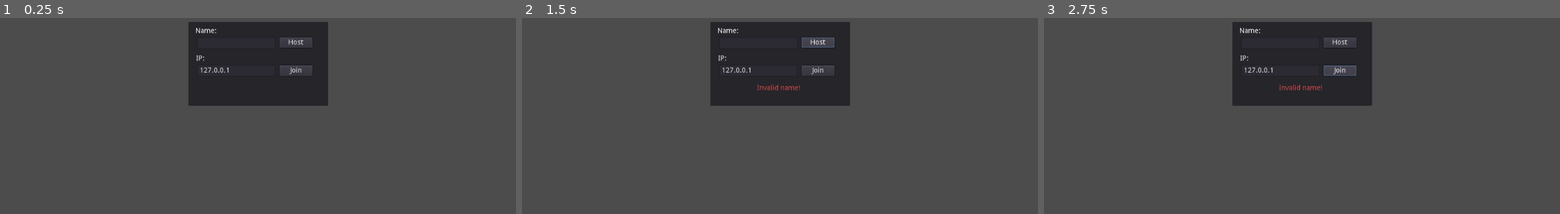
Above: before the commit, frames 1-3 (left to right).
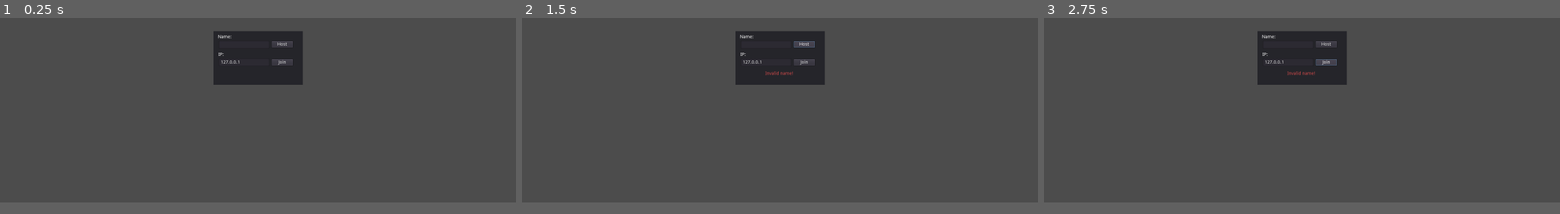
Above: after the commit, the same moments.

Repository: jdrempel/tanks
Game: Godot game, scene res://Scenes/Lobby.tscn
Two runs of this game, one before a commit and one after it. Both use one fixed random seed, a clock stepped at 60 frames per second and the inputs below.
Inputs (mouse positions are in pixels of both pictures, inside the frame that each line leads up to):
- Up to frame 1 (0.25 s): no input
- Up to frame 2 (1.5 s): tap Enter at 0.5 s; move the mouse to (893, 49) at 0.52 s; hold D (move_right) 0.53-1.25 s; click (893, 49) at 0.6 s; click "Host" at 1.25 s
- Up to frame 3 (2.75 s): click "Join" at 2 s
In our replay, the window is 800x468 before the commit and 800x450 after it. These sizes can differ from the game's own. Grey fills any space a smaller window leaves; there, only what the larger window draws over its background counts as a difference.

The runs differ from the first frame. In frame 1, 7.1% of the frame differs, in the area x 36-64%, y 1-45%; in frame 2, 7.2%; in frame 3, 7.3%.

Commit message:
Synchronize player disconnect

Diff:
--- a/Common/AutoLoads/GameState.gd
+++ b/Common/AutoLoads/GameState.gd
@@ -48,13 +48,13 @@
 
 # Callback from SceneTree.
 func _player_disconnected(id):
-    if has_node("/root/Main"): # Game is in progress.
+    if has_node("/root/Level"): # Game is in progress.
+        current_level.rpc("despawn_player", id)
         if get_tree().is_network_server():
+            # TODO in the future we could allow reconnection
             emit_signal("game_error", "Player " + players[id] + " disconnected")
             end_level(Globals.Outcome.Error)
-    else: # Game is not in progress.
-        # Unregister this player.
-        unregister_player(id)
+    unregister_player(id)
 
 
 # Callback from SceneTree, only for clients (not server).
@@ -93,13 +93,14 @@
     rpc("set_start_level", level)
 
 
-puppetsync func add_living_player():
+# if this breaks change back to puppetsync
+remotesync func add_living_player():
     if get_tree().get_rpc_sender_id() != 1:
         return
     players_alive += 1
 
 
-puppetsync func add_living_enemy():
+remotesync func add_living_enemy():
     if get_tree().get_rpc_sender_id() != 1:
         return
     enemies_alive += 1
--- a/Common/Scripts/Level.gd
+++ b/Common/Scripts/Level.gd
@@ -78,6 +78,8 @@
 func end(outcome: int) -> void:
     # Fires after all players or all enemies destroyed, handling debriefing
     timer_running = false
+    # TODO just freeze ordnance (i.e. disable their physics processes)
+    world.get_node("Ordnance").queue_free()
     # Signal up that we're done
     emit_signal("level_ended", outcome)
 
@@ -97,3 +99,9 @@
         spawn_points[p] = spawn_point_idx
         spawn_point_idx += 1
     return spawn_points
+
+
+remotesync func despawn_player(player_id: int) -> void:
+    print("Despawn player %d" % player_id)
+    if world.get_node("Players").has_node(str(player_id)):
+        world.get_node("Players").get_node(str(player_id)).queue_free()
--- a/Common/Tanks/AbstractTank.gd
+++ b/Common/Tanks/AbstractTank.gd
@@ -23,6 +23,10 @@
 
 
 signal destroyed()
+
+
+func _post_init() -> void:
+    pass
 
 
 func set_target_location(new_target: Vector3):
--- a/Entities/Weapons/AbstractWeapon.gd
+++ b/Entities/Weapons/AbstractWeapon.gd
@@ -40,7 +40,6 @@
     if cooldown_time > 0:
         var timer = Timer.new()
         timer.name = "CooldownTimer"
-        timer.owner = self
         timer.one_shot = true
         add_child(timer)
         timer.connect("timeout", self, "_on_finish_cooldown")
--- a/project.godot
+++ b/project.godot
@@ -80,6 +80,11 @@
 multirun/first_window_args="listen"
 multirun/other_window_args="join"
 
+[display]
+
+window/size/width=1600
+window/size/height=900
+
 [editor_plugins]
 
 enabled=PoolStringArray( "res://addons/multirun/plugin.cfg" )
